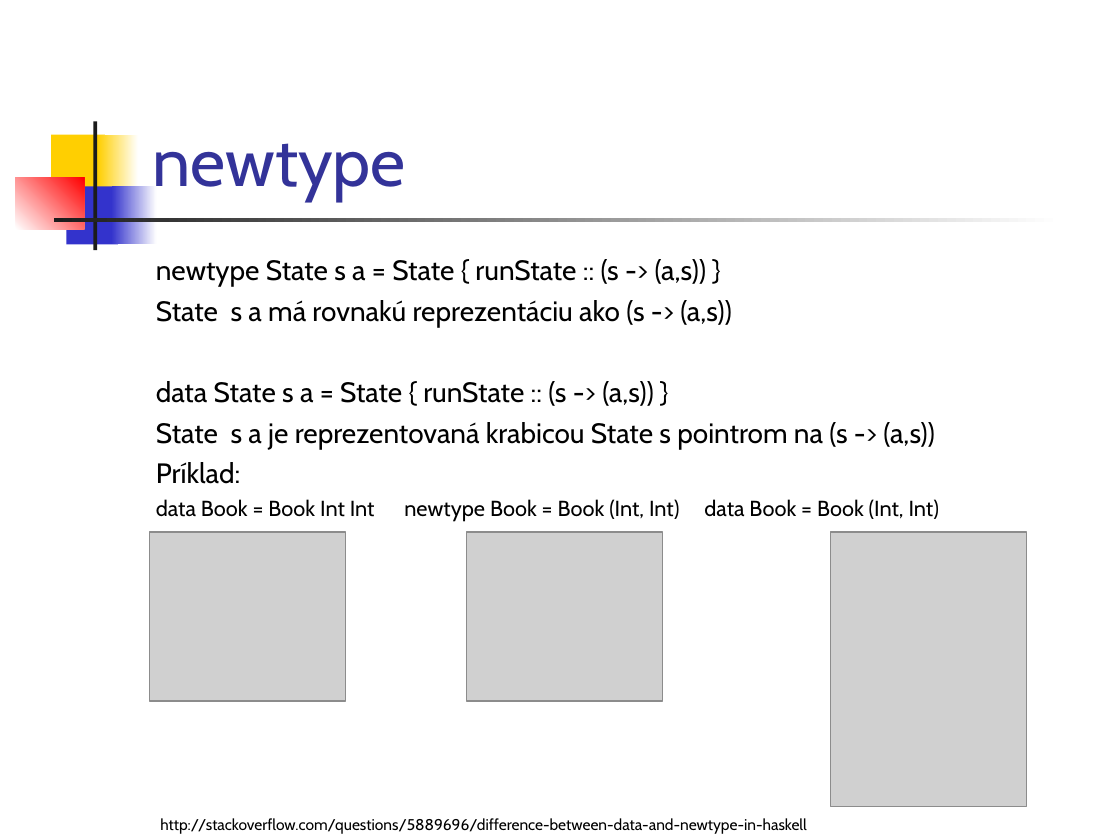
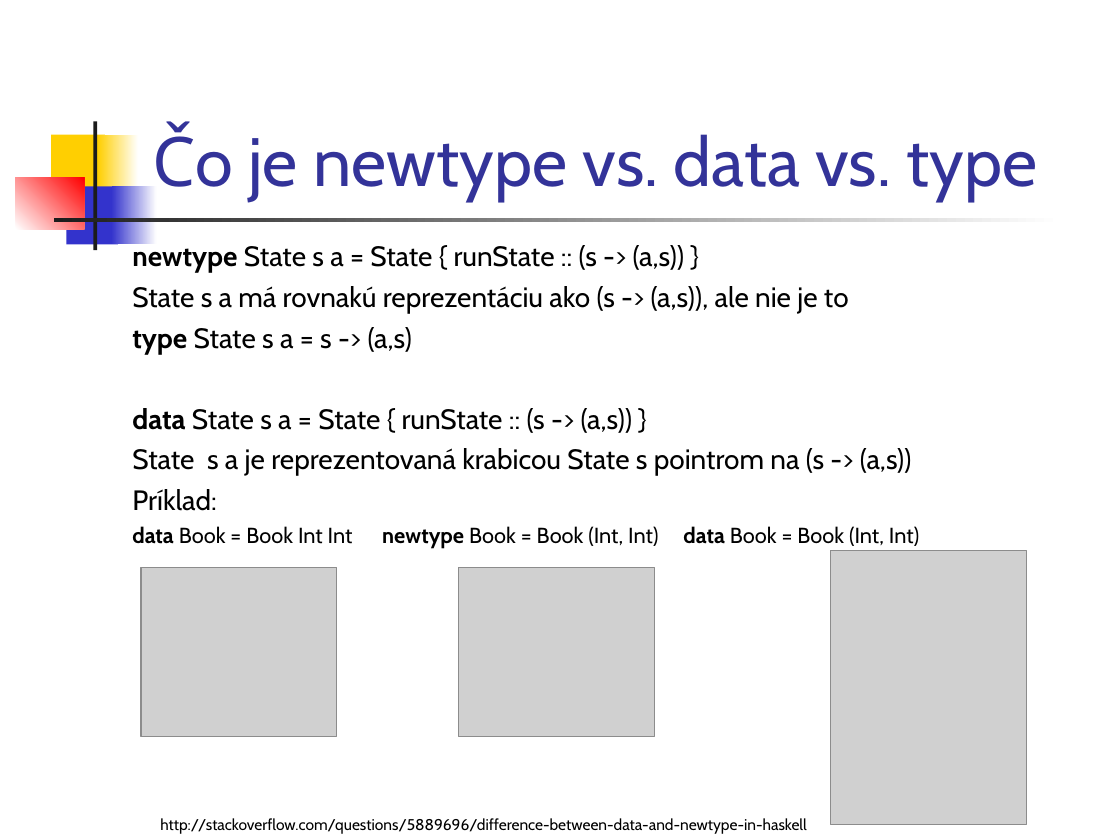
Before and after one commit to Funkcionalne/Prednasky, a slide deck: slide 30 of 12/12_fpro.ppt (slide 28 before the commit). Drawn at 1120x840 pixels with LibreOffice and Linux fonts; fonts in the diff are those of the drawing; grey boxes stand for pictures. Boxes give left, top, right and bottom in pixels: in the first picture for what was removed or moved away, otherwise in the second. Text is boxed around its words. In the diff, an @@ line names an element or a change of style, - is before the commit and + after.

```diff
--- a/12/12_fpro.ppt
+++ b/12/12_fpro.ppt
@@ title at (248, 134, 1038, 201): text changed @@
-newtype
+Čo je newtype vs. data vs. type
@@ text "newtype State s a = ...": place and size @@
-text "newtype State s a = ..." at (156, 259, 939, 521)
+text "newtype State s a = ..." at (132, 243, 919, 548)
@@ text at (132, 243, 919, 548): bold on in "newtype", "data", "data newtype data" @@
@@ text at (132, 286, 849, 354): text changed @@
-State s a má rovnakú reprezentáciu ako (s -> (a,s))
+State s a má rovnakú reprezentáciu ako (s -> (a,s)), ale nie je to
+type State s a = s -> (a,s)
@@ picture: place and size @@
-picture at (149, 532, 345, 701)
+picture at (141, 567, 337, 736)
@@ picture: place and size @@
-picture at (467, 532, 663, 701)
+picture at (458, 567, 654, 736)
@@ picture: place and size @@
-picture at (831, 532, 1027, 806)
+picture at (831, 550, 1027, 824)
```
Also in this commit, not shown: 18 other slides changed, 2 slides added, 1 other file.
